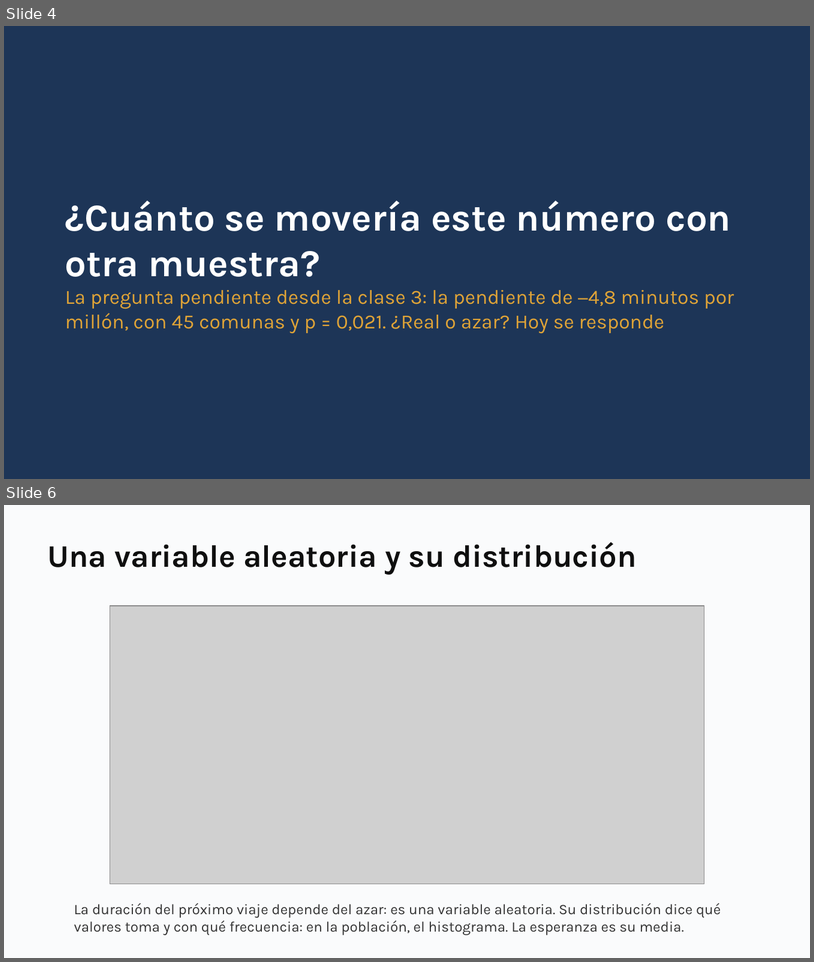
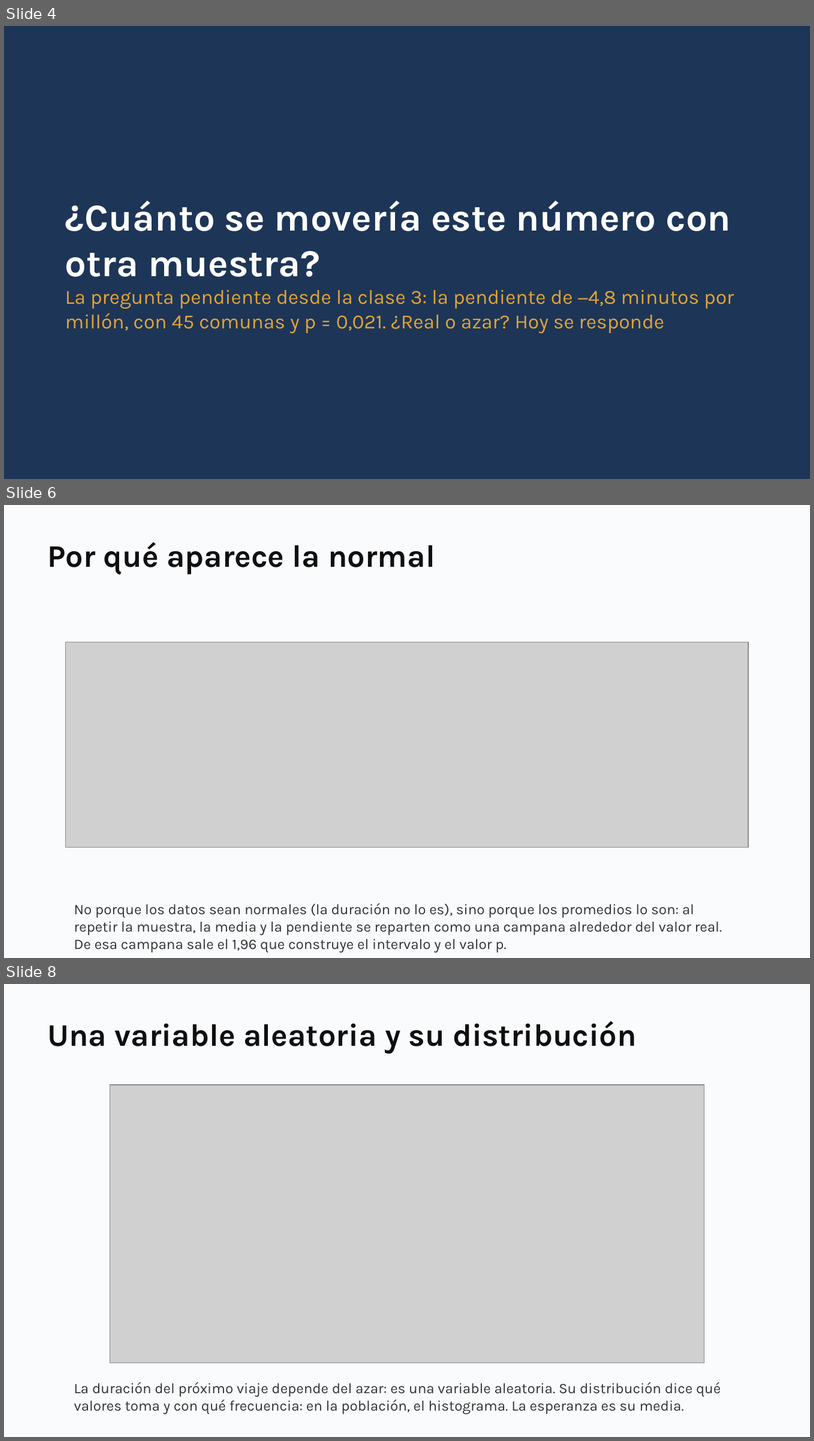
Before and after one commit to daniopitz/diplomado-cdd, a slide deck: presentaciones/clase05_probabilidad_inferencia.pptx. Shown one above the other, each under a label of ours: slides 4 and 6 before the commit, slides 4, 6 and 8 after it; the slides between them are not shown. The pictures are 814x962 and 814x1441 pixels, drawn with LibreOffice and Linux fonts; fonts in the diff are those of the drawing; grey boxes stand for pictures. Boxes give left, top, right and bottom in pixels: in the first picture for what was removed or moved away, otherwise in the second. Text is boxed around its words. In the diff, an @@ line names an element or a change of style, - is before the commit and + after.

```diff
--- a/presentaciones/clase05_probabilidad_inferencia.pptx
+++ b/presentaciones/clase05_probabilidad_inferencia.pptx
@@ slide 6 added at [4, 505, 810, 958], background #FFFFFF @@
@@ rectangle added at [4, 505, 810, 958], fill #FAFBFC @@
@@ text added at [47, 542, 435, 574], 28 pt, text #0F0F0F, bold @@
+Por qué aparece la normal
@@ picture added at [65, 642, 749, 848] @@
@@ text added at [74, 903, 723, 953], 13 pt, text #333333 @@
+No porque los datos sean normales (la duración no lo es), sino porque los promedios lo son: al repetir la muestra, la media y la pendiente se reparten como una campana alrededor del valor real. De esa campana sale el 1,96 que construye el intervalo y el valor p.
@@ what was slide 6 is now slide 8 @@
```
Also in this commit, not shown: 3 slides changed, 1 other slide added, 3 other files.
